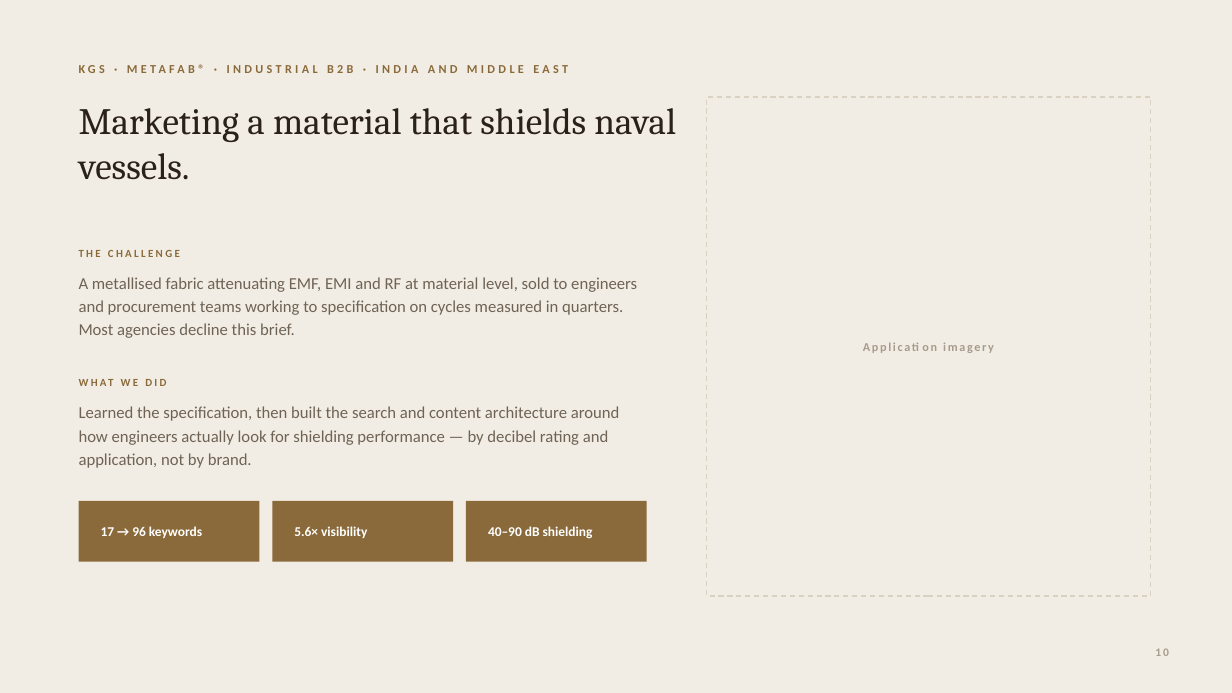
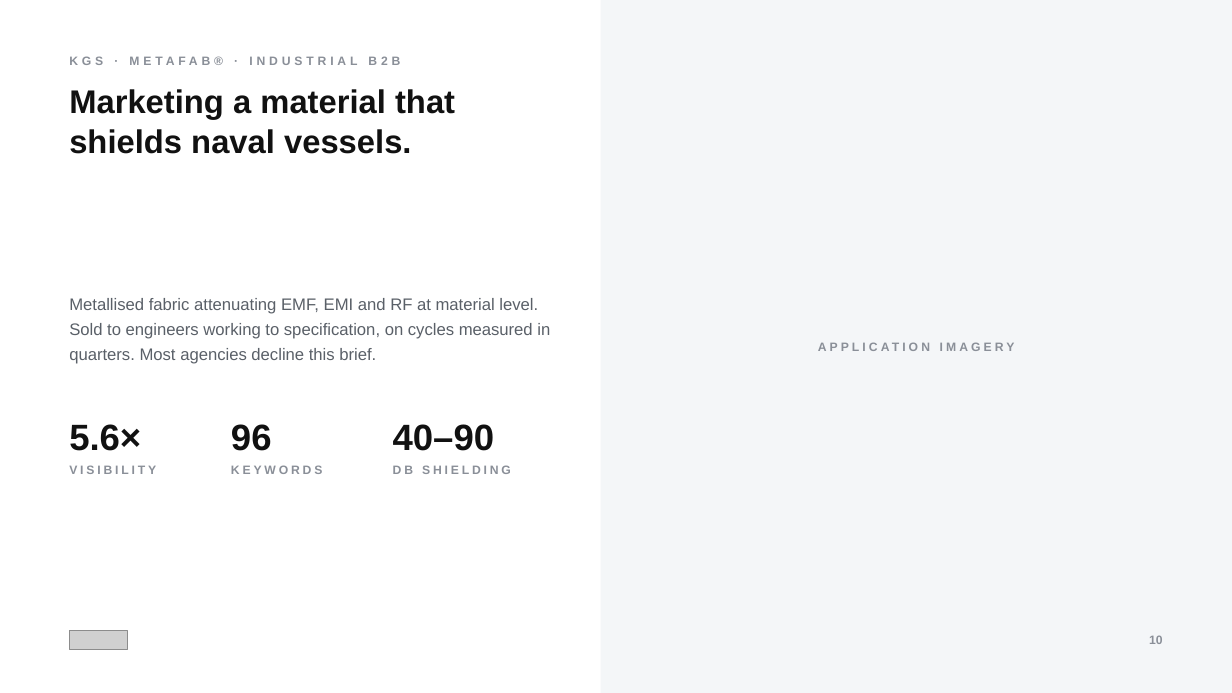
Before and after one commit to tanvichitnis1/NEW-, a slide deck: slide 10 of deck-pptx/EOV-Credentials-2026.pptx. Drawn at 1232x693 pixels with LibreOffice and Linux fonts; fonts in the diff are those of the drawing; grey boxes stand for pictures. Boxes give left, top, right and bottom in pixels: in the first picture for what was removed or moved away, otherwise in the second. Text is boxed around its words. In the diff, an @@ line names an element or a change of style, - is before the commit and + after.

```diff
--- a/deck-pptx/EOV-Credentials-2026.pptx
+++ b/deck-pptx/EOV-Credentials-2026.pptx
@@ background #F2EDE4 to #FFFFFF @@
@@ rectangle: place and size @@
-rectangle at [707, 97, 1151, 596]
+rectangle at [601, 0, 1232, 693]
@@ rectangle at [601, 0, 1232, 693]: fill #F2EDE4 to #F4F6F8; outline #D9D1C2 1 pt dashed to none @@
@@ text at [69, 56, 103, 65]: text changed; font Calibri to Arial; text colour #8A6A3A to #8A8F98 @@
-KGS · METAFAB® · INDUSTRIAL B2B · INDIA AND MIDDLE EAST
+KGS · METAFAB® · INDUSTRIAL B2B
@@ text "Marketing a material that shields ...": place and size @@
-text "Marketing a material that shields ..." at [79, 108, 676, 180]
+text "Marketing a material that shields ..." at [69, 89, 455, 154]
@@ text "Marketing a material that shields ..." at [69, 89, 455, 154]: size 29 to 25.5 pt, font Cambria to Arial, text colour #2A2118 to #111111, bold on; line spacing 35pt to 30.8pt @@
@@ text removed at [79, 250, 180, 257] @@
-THE CHALLENGE
@@ text at [69, 298, 550, 364]: text changed; font Calibri to Arial; text colour #6E6355 to #5A6068 @@
-A metallised fabric attenuating EMF, EMI and RF at material level, sold to engineers and procurement teams working to specification on cycles measured in quarters. Most agencies decline this brief.
+Metallised fabric attenuating EMF, EMI and RF at material level. Sold to engineers working to specification, on cycles measured in quarters. Most agencies decline this brief.
@@ text at [629, 327, 1203, 366]: text changed; font Calibri to Arial; text colour #A79C8C to #8A8F98 @@
-Application imagery
+APPLICATION IMAGERY
@@ text removed at [79, 372, 647, 394] @@
-WHAT WE DID
@@ text removed at [79, 406, 620, 468] @@
-Learned the specification, then built the search and content architecture around how engineers actually look for shielding performance — by decibel rating and application, not by brand.
@@ text at [69, 424, 141, 451]: text changed; size 10.5 to 28.5 pt; font Calibri to Arial; text colour #FFFFFF to #111111 @@
-5.6× visibility
+5.6×
@@ text added at [231, 424, 272, 451], 28.5 pt, text #111111, bold @@
+96
@@ text added at [393, 424, 494, 451], 28.5 pt, text #111111, bold @@
+40–90
@@ text added at [69, 465, 156, 474], 9.5 pt, text #8A8F98, bold @@
+VISIBILITY
@@ text at [231, 465, 322, 474]: text changed; size 10.5 to 9.5 pt; font Calibri to Arial; text colour #FFFFFF to #8A8F98 @@
-17 → 96 keywords
+KEYWORDS
@@ text "KEYWORDS" at [231, 465, 322, 474]: vertical alignment middle to top @@
@@ text "DB SHIELDING" at [393, 465, 511, 474]: vertical alignment middle to top @@
@@ text at [393, 465, 511, 474]: text changed; size 10.5 to 9.5 pt; font Calibri to Arial; text colour #FFFFFF to #8A8F98 @@
-40–90 dB shielding
+DB SHIELDING
@@ rectangle removed at [79, 501, 260, 562] @@
@@ rectangle removed at [273, 501, 454, 562] @@
@@ rectangle removed at [466, 501, 647, 562] @@
@@ picture added at [69, 630, 127, 650] @@
@@ text "10": place and size @@
-text "10" at [1155, 648, 1169, 656]
+text "10" at [1149, 635, 1163, 644]
@@ text "10" at [1149, 635, 1163, 644]: size 9 to 9.5 pt, font Calibri to Arial, text colour #A79C8C to #8A8F98, letter spacing 1.5 to 0 pt @@
```
Also in this commit, not shown: 14 other slides changed, 10 slides added, 9 slides removed, 3 other files.
